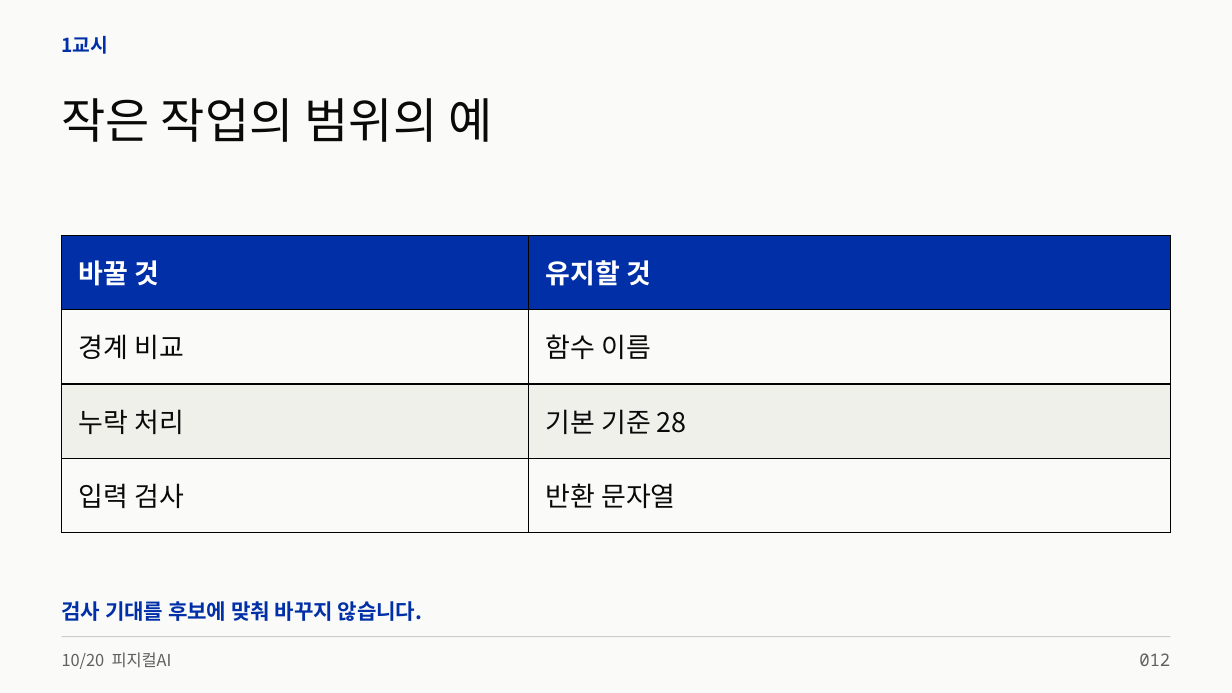
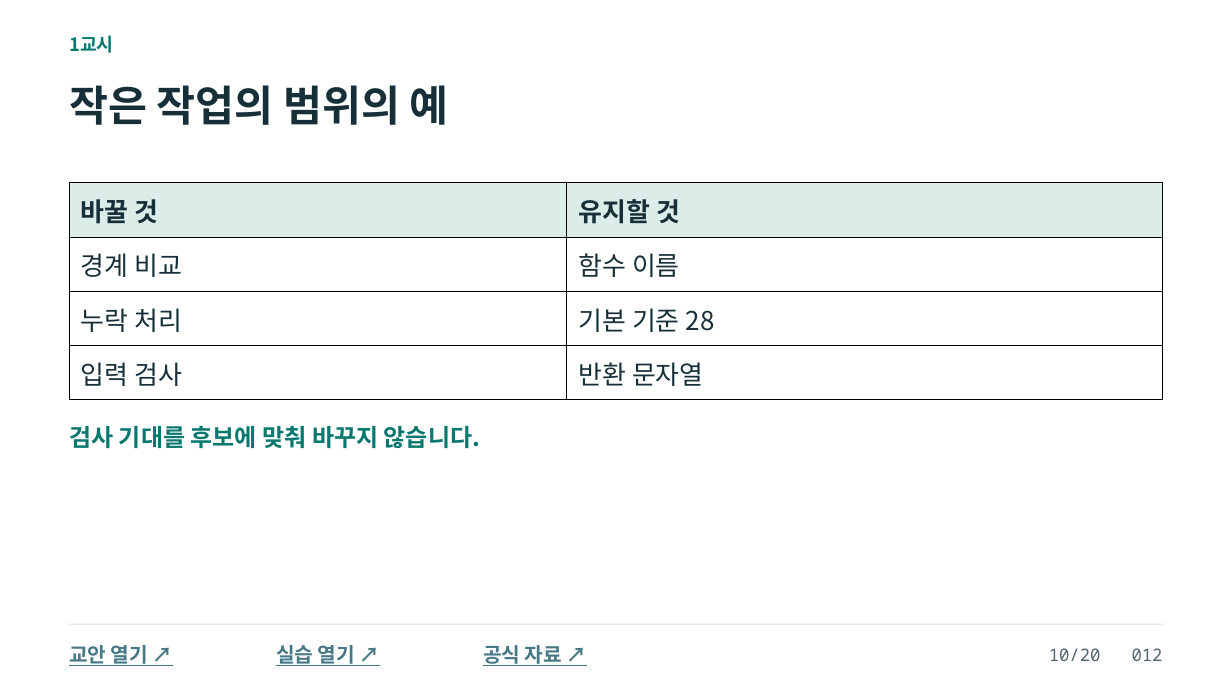
Before and after one commit to zeusk302-png/kdigital-physical-ai, a slide deck: slide 12 of downloads/2026-10-20/readable-slides.pptx. Drawn at 1232x693 pixels with LibreOffice and Linux fonts; fonts in the diff are those of the drawing. Boxes give left, top, right and bottom in pixels: in the first picture for what was removed or moved away, otherwise in the second. Text is boxed around its words. In the diff, an @@ line names an element or a change of style, - is before the commit and + after.

```diff
--- a/downloads/2026-10-20/readable-slides.pptx
+++ b/downloads/2026-10-20/readable-slides.pptx
@@ background #FAFAF8 to #FFFFFF @@
@@ text "1교시": place and size @@
-text "1교시" at <box>62,36,109,54</box>
+text "1교시" at <box>69,35,114,53</box>
@@ text "1교시" at <box>69,35,114,53</box>: size 15 to 14.2 pt, text colour #002FA7 to #08786F @@
@@ text "작은 작업의 범위의 예": place and size @@
-text "작은 작업의 범위의 예" at <box>62,98,492,142</box>
+text "작은 작업의 범위의 예" at <box>69,85,449,125</box>
@@ text "작은 작업의 범위의 예" at <box>69,85,449,125</box>: size 37.5 to 33 pt, text colour #0A0A0A to #172F39, bold on @@
@@ table at <box>69,183,1164,400</box> @@
@@ fill #002FA7 to #DCECE8 in row 1 @@
@@ fill #FAFAF8 to #FFFFFF in 4 cells @@
@@ fill #F0F0EB to #FFFFFF in row 3 @@
@@ size 21 to 20.2 pt @@
@@ text colour #FFFFFF to #172F39 in "바꿀 것", "유지할 것" @@
@@ text colour #0A0A0A to #172F39 in "경계 비교", "함수 이름", "누락 처리", "기본 기준 28" and 2 more places @@
@@ line spacing 0.94 to 1.02 @@
@@ table: place and size @@
-table at <box>62,236,1171,532</box>
+table at <box>69,183,1164,400</box>
@@ text "검사 기대를 후보에 맞춰 바꾸지 ...": place and size @@
-text "검사 기대를 후보에 맞춰 바꾸지 ..." at <box>62,601,423,621</box>
+text "검사 기대를 후보에 맞춰 바꾸지 ..." at <box>69,426,480,448</box>
@@ text "검사 기대를 후보에 맞춰 바꾸지 ..." at <box>69,426,480,448</box>: size 16.5 to 18.8 pt, text colour #002FA7 to #08786F @@
@@ rectangle: place and size @@
-rectangle at <box>62,637,1171,638</box>
+rectangle at <box>69,624,1163,625</box>
@@ rectangle at <box>69,624,1163,625</box>: fill #CECEC9 to #D5DEDD @@
@@ text removed at <box>62,652,172,669</box> @@
-10/20 피지컬AI
@@ text added at <box>69,645,148,666</box>, 15.8 pt, text #467886, bold, underline @@
+교안 열기 ↗
@@ text added at <box>276,645,355,666</box>, 15.8 pt, text #467886, bold, underline @@
+실습 열기 ↗
@@ text added at <box>483,645,562,666</box>, 15.8 pt, text #467886, bold, underline @@
+공식 자료 ↗
@@ text at <box>1049,648,1163,661</box>: text changed; text colour #606060 to #52636B @@
-012
+10/20 012
```
Also in this commit, not shown: 88 other slides changed, 14 slides added, 12 slides removed, 11 other files.
